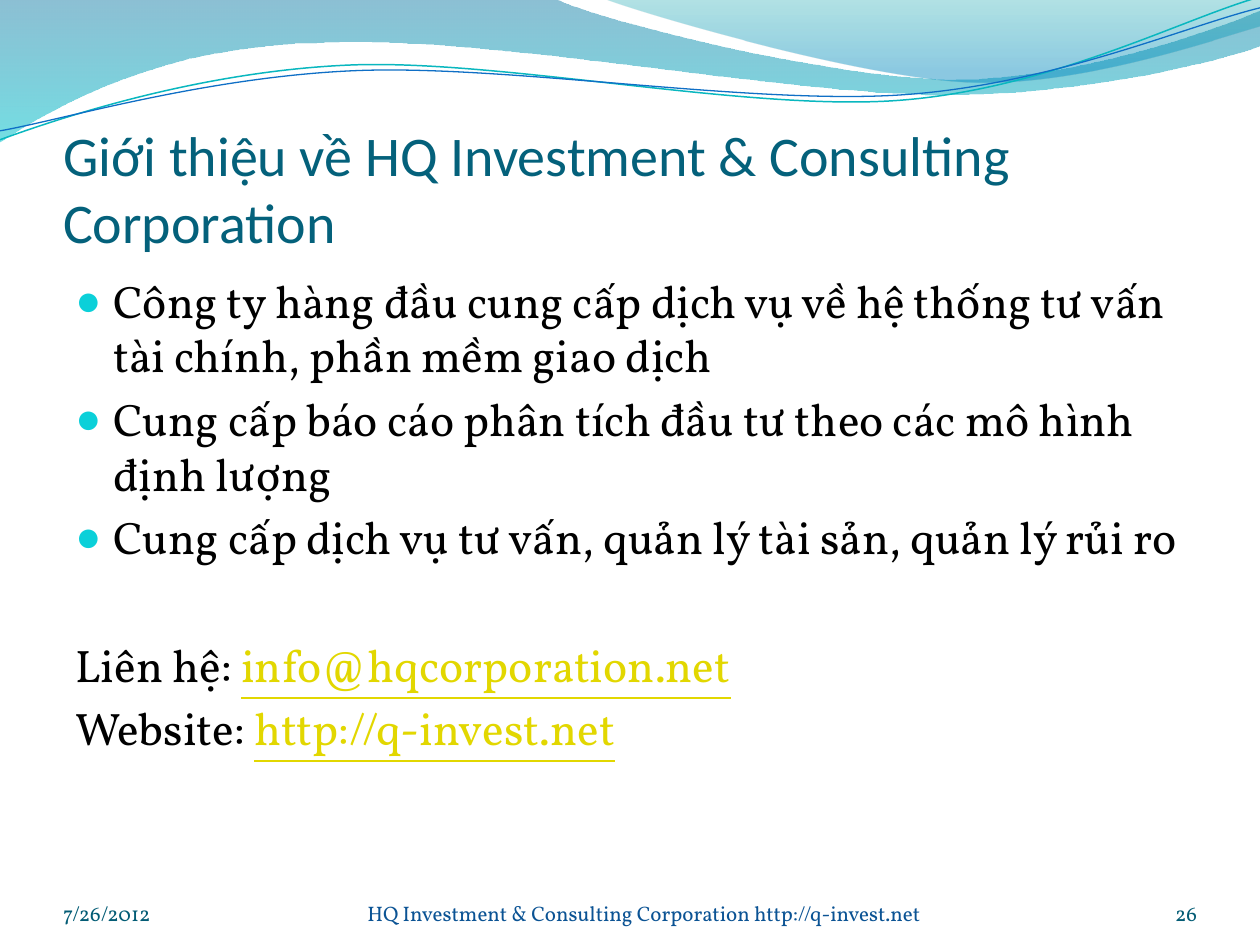
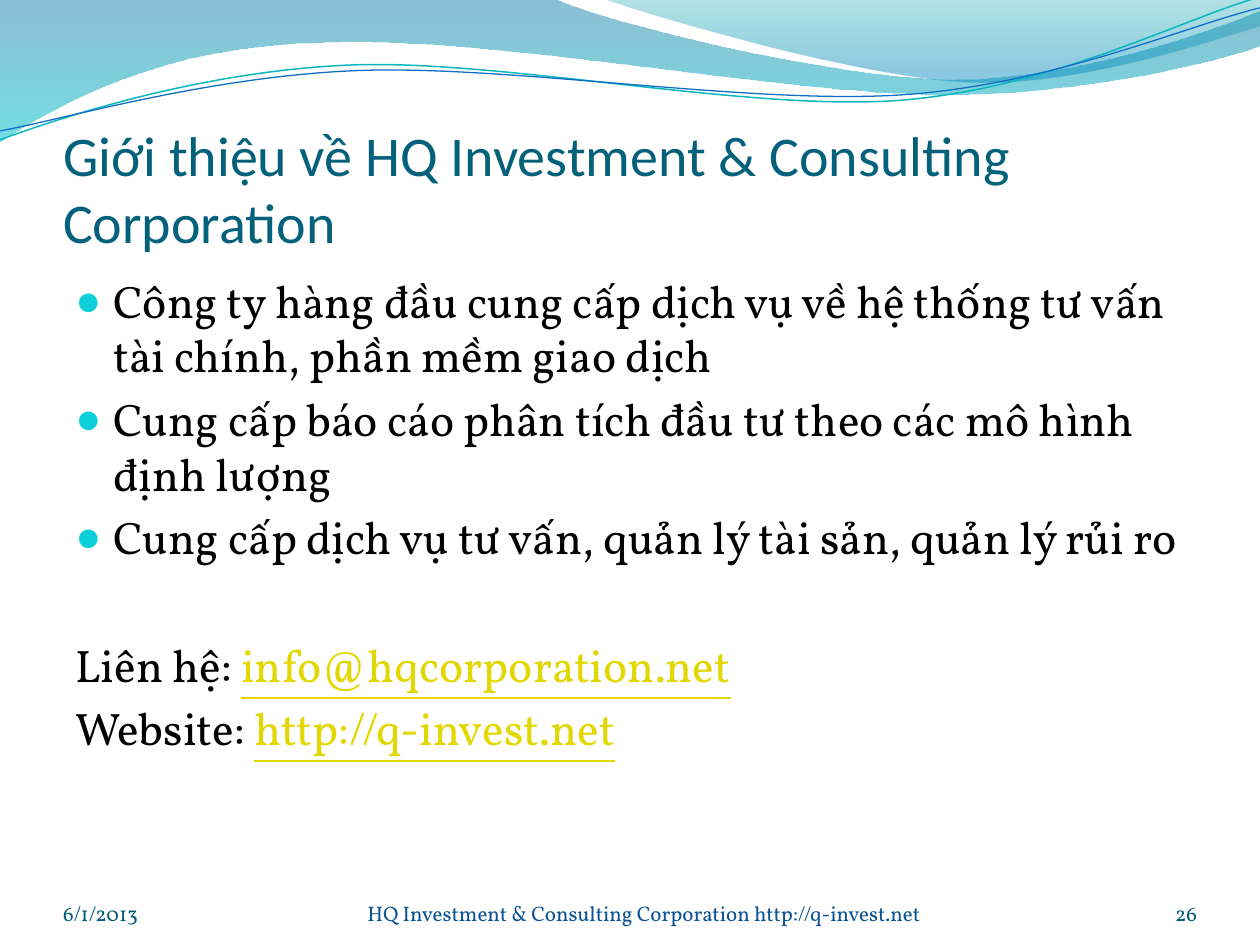
Before and after one commit to oghenez/trade-software, a slide deck: slide 26 of Documentation/User Guide/Trinh bay chung ve Quantum v1.0.pptx. Drawn at 1260x945 pixels with LibreOffice and Linux fonts; fonts in the diff are those of the drawing. Boxes give left, top, right and bottom in pixels: in the first picture for what was removed or moved away, otherwise in the second. Text is boxed around its words. In the diff, an @@ line names an element or a change of style, - is before the commit and + after.

```diff
--- a/Documentation/User Guide/Trinh bay chung ve Quantum v1.0.pptx
+++ b/Documentation/User Guide/Trinh bay chung ve Quantum v1.0.pptx
@@ text at (x1=63, y1=906, x2=138, y2=925): text changed @@
-7/26/2012
+6/1/2013
```
Also in this commit, not shown: 24 other slides changed, 2 other files.
